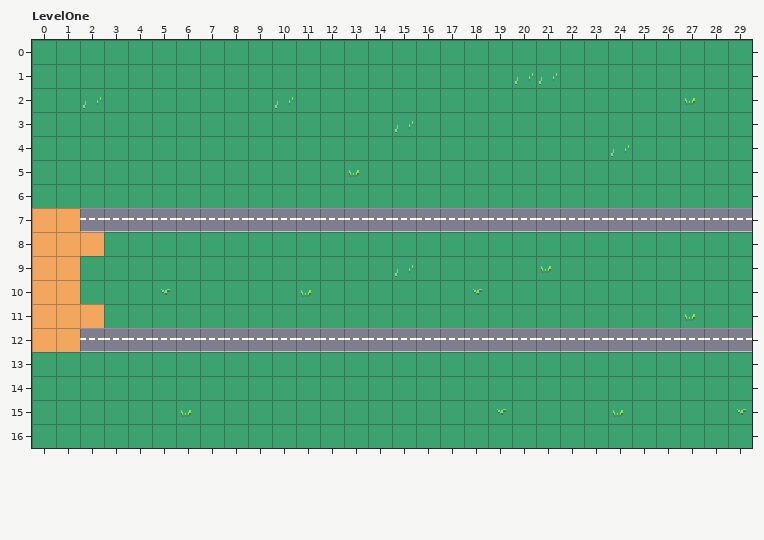
LDtk project, stored at assets/maps/love-defense.ldtk. Above, as it was before the edit.
Cells are 16x16 px. Shown: LevelOne x 0..29, y 0..16.
Now the later version:
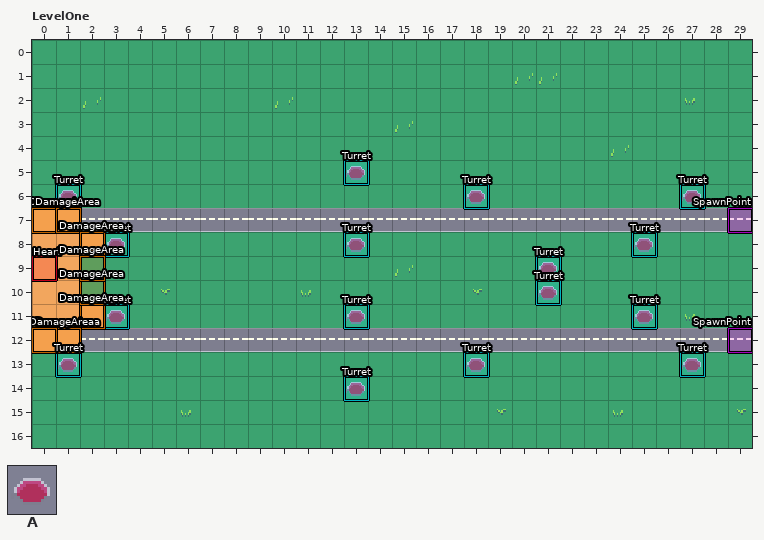
Key: from "Floor_tileset": A 10.
_ is an empty cell.
Objects are placed by their top-left corner, in cells (3,4 is the top-left corner of cell 3,4); size is 1x1 cell unless given.
Tiles of an added or newly shown layer are drawn over the layers below it.
Change:
Layer "Decoration" (added):
y 5: x 13 _ -> A
y 6: x 1 _ -> A; x 18 _ -> A; x 27 _ -> A
y 8: x 3 _ -> A; x 13 _ -> A; x 25 _ -> A
y 9..10: x 21 _ -> A
y 11: x 3 _ -> A; x 13 _ -> A; x 25 _ -> A
y 13: x 1 _ -> A; x 18 _ -> A; x 27 _ -> A
y 14: x 13 _ -> A
Layer "TurretPositions":
added: "Turret" rectangle at 1,6
added: "Turret" rectangle at 3,8
added: "Turret" rectangle at 3,11
added: "Turret" rectangle at 1,13
added: "Turret" rectangle at 13,5
added: "Turret" rectangle at 13,8
added: "Turret" rectangle at 13,11
added: "Turret" rectangle at 13,14
added: "Turret" rectangle at 18,13
added: "Turret" rectangle at 18,6
added: "Turret" rectangle at 21,9
added: "Turret" rectangle at 21,10
added: "Turret" rectangle at 25,8
added: "Turret" rectangle at 27,6
added: "Turret" rectangle at 25,11
added: "Turret" rectangle at 27,13
Layer "EnemyPositions":
added: "SpawnPoint" rectangle at 29,7
added: "SpawnPoint" rectangle at 29,12
Layer "HeartPosition" (added):
added: "Heart" rectangle at 0,9
Layer "DamageArea" (added):
added: "DamageArea" rectangle at 0,7
added: "DamageArea" rectangle at 1,7
added: "DamageArea" rectangle at 2,8
added: "DamageArea" rectangle at 2,11
added: "DamageArea" rectangle at 1,12
added: "DamageArea" rectangle at 0,12
added: "DamageArea" rectangle at 2,10
added: "DamageArea" rectangle at 2,9
